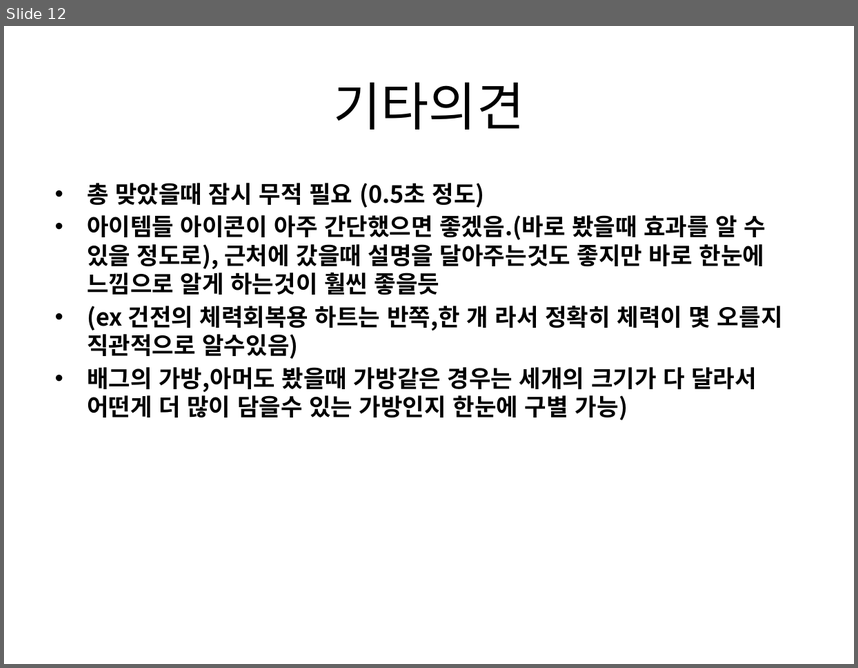
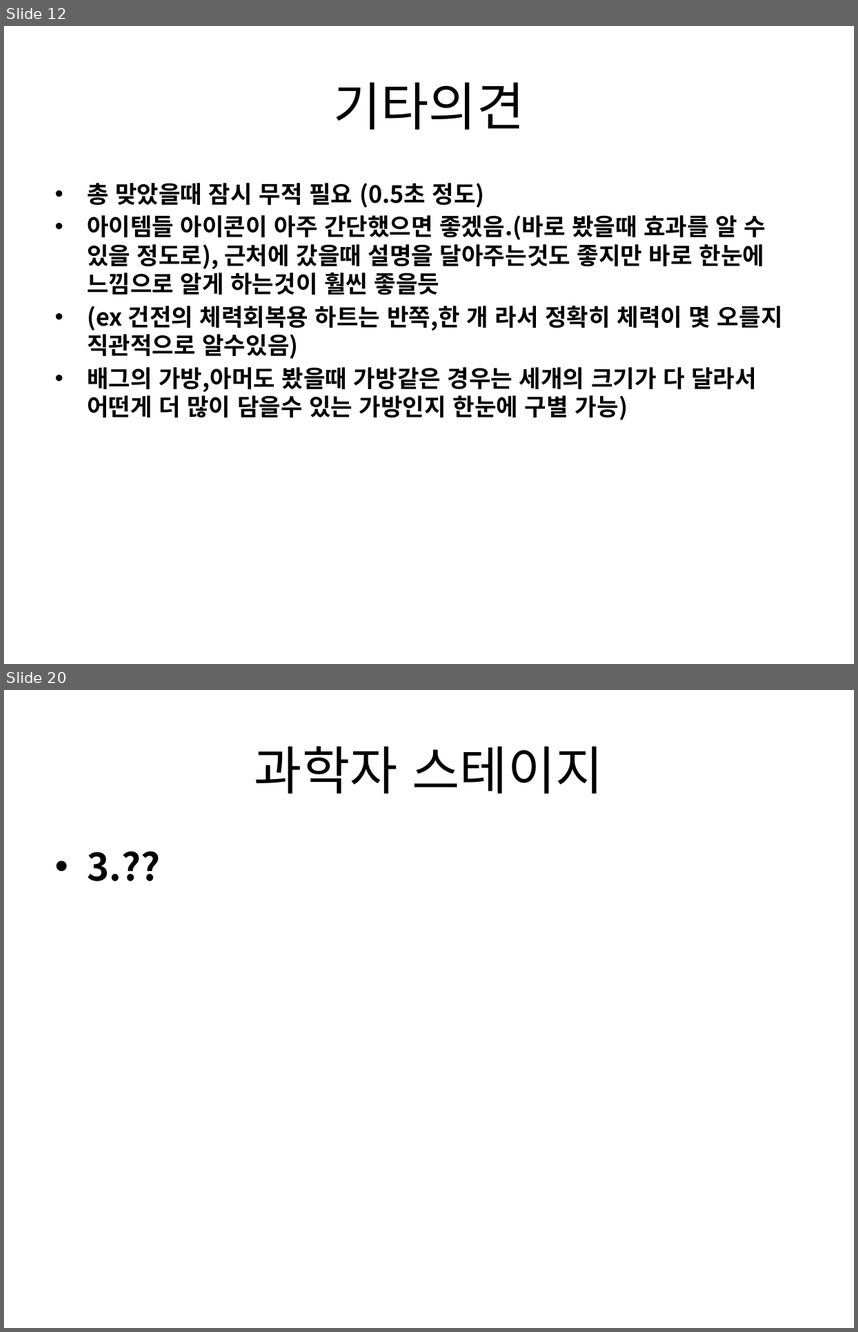
Before and after one commit to gkdlgndpdu/EscapeJail, a slide deck: EscapeJail/Assets/기획/스테이지1기획.pptx. Shown one above the other, each under a label of ours: slide 12 before the commit, slides 12 and 20 after it; the slides between them are not shown. The pictures are 858x668 and 858x1332 pixels, drawn with LibreOffice and Linux fonts; fonts in the diff are those of the drawing. Boxes give left, top, right and bottom in pixels: in the first picture for what was removed or moved away, otherwise in the second. Text is boxed around its words. In the diff, an @@ line names an element or a change of style, - is before the commit and + after.

```diff
--- a/EscapeJail/Assets/기획/스테이지1기획.pptx
+++ b/EscapeJail/Assets/기획/스테이지1기획.pptx
@@ slide 20 added at [4,690,854,1328], background #FFFFFF @@
@@ title added at [254,746,604,793], 44 pt, text #000000 @@
+과학자 스테이지
@@ text added at [87,851,160,881], 32 pt, text #000000, bold @@
+• 3.??
```
Also in this commit, not shown: 2 slides changed, 5 other slides added, 12 other files.
